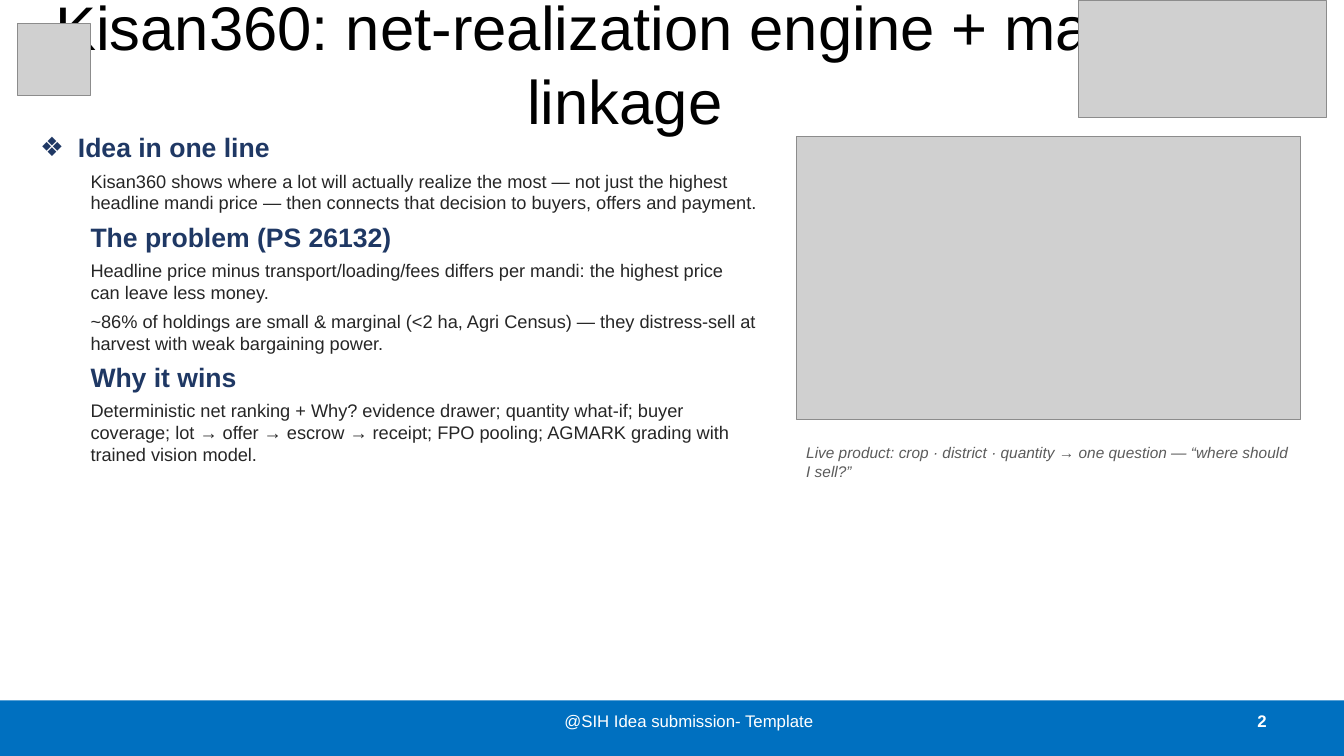
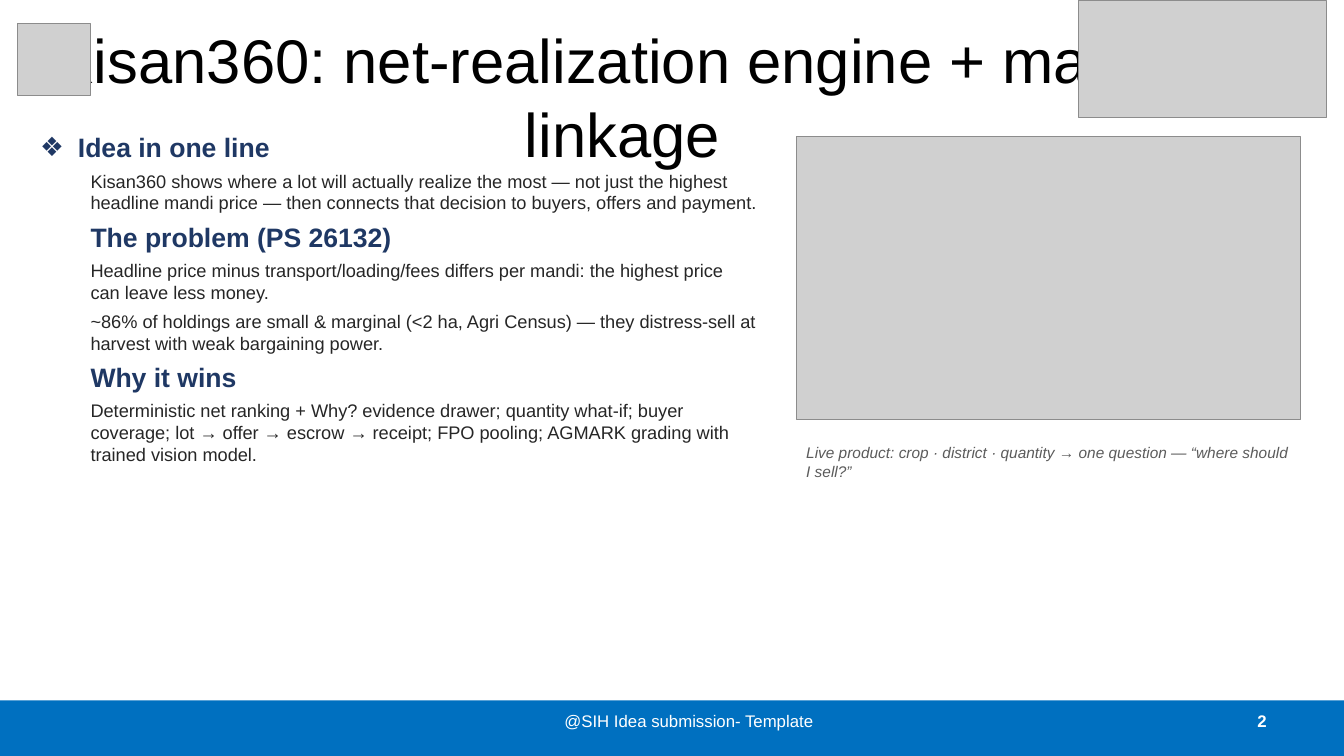
Before and after one commit to Kissan-360/Kisan360_new, a slide deck: slide 2 of Kisan360_SIH26132_Idea_PPT_v2.pptx. Drawn at 1344x756 pixels with LibreOffice and Linux fonts; fonts in the diff are those of the drawing; grey boxes stand for pictures. Boxes give left, top, right and bottom in pixels: in the first picture for what was removed or moved away, otherwise in the second. Text is boxed around its words. In the diff, an @@ line names an element or a change of style, - is before the commit and + after.

```diff
--- a/Kisan360_SIH26132_Idea_PPT_v2.pptx
+++ b/Kisan360_SIH26132_Idea_PPT_v2.pptx
@@ title "Kisan360: net-realization engine + market ...": place and size @@
-title "Kisan360: net-realization engine + market ..." at [55,1,1193,136]
+title "Kisan360: net-realization engine + market ..." at [53,34,1190,169]
```
Also in this commit, not shown: 2 other slides changed.
